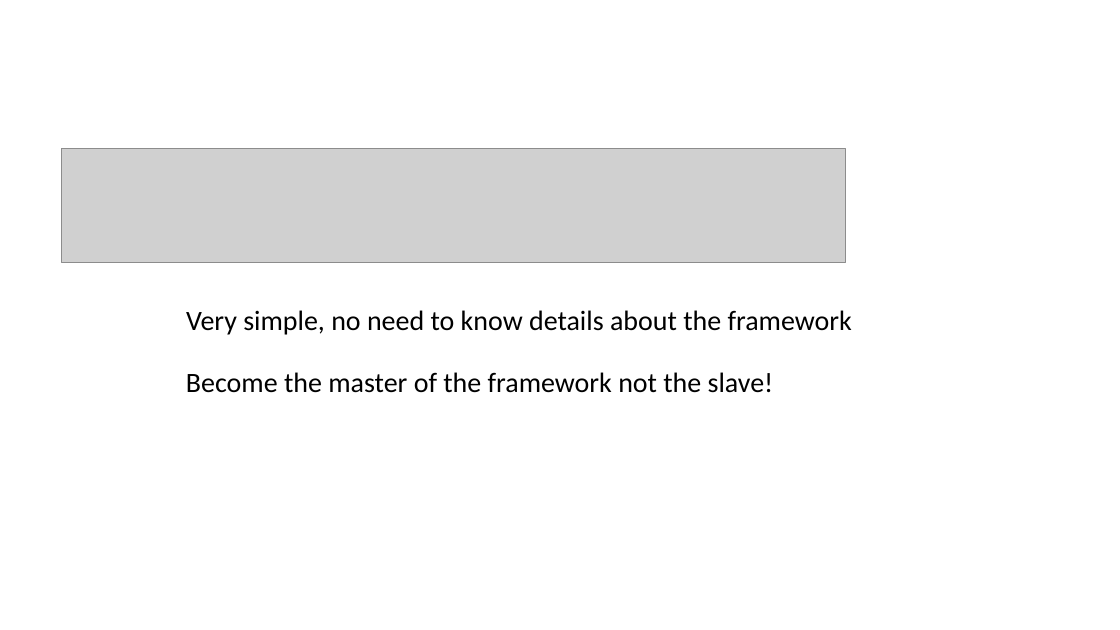
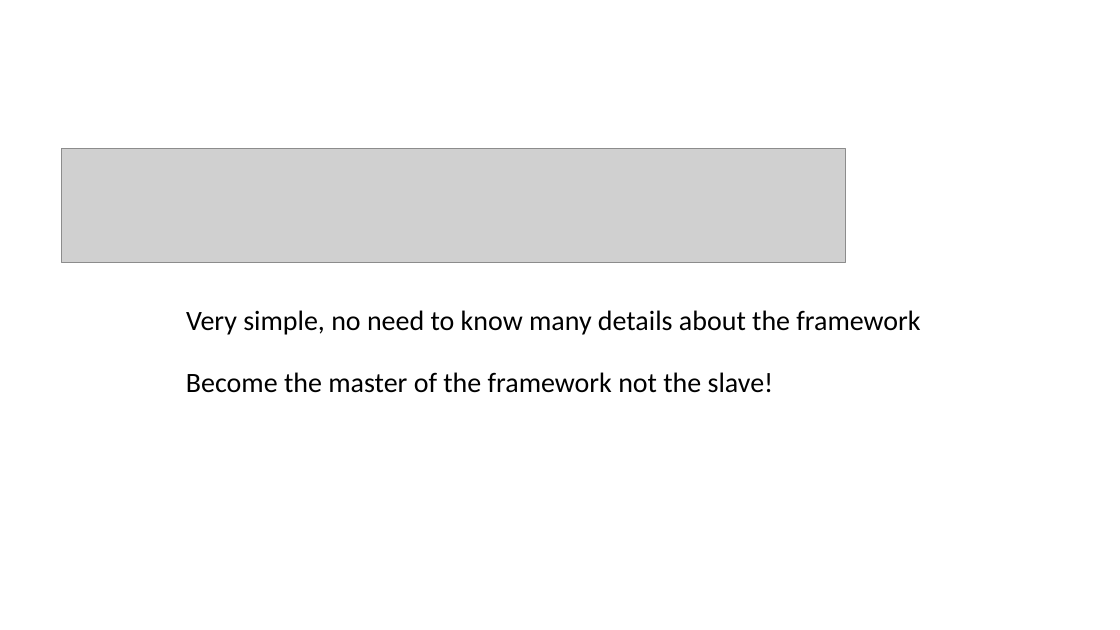
Before and after one commit to qicosmos/cppcon2018, a slide deck: slide 12 of cppcon2018.pptx. Drawn at 1120x630 pixels with LibreOffice and Linux fonts; fonts in the diff are those of the drawing; grey boxes stand for pictures. Boxes give left, top, right and bottom in pixels: in the first picture for what was removed or moved away, otherwise in the second. Text is boxed around its words. In the diff, an @@ line names an element or a change of style, - is before the commit and + after.

Commit message:
update

```diff
--- a/cppcon2018.pptx
+++ b/cppcon2018.pptx
@@ text at bbox=[186, 310, 920, 335]: text changed @@
-Very simple, no need to know details about the framework
+Very simple, no need to know many details about the framework
```
Also in this commit, not shown: 1 other slide changed, 4 slides added.
